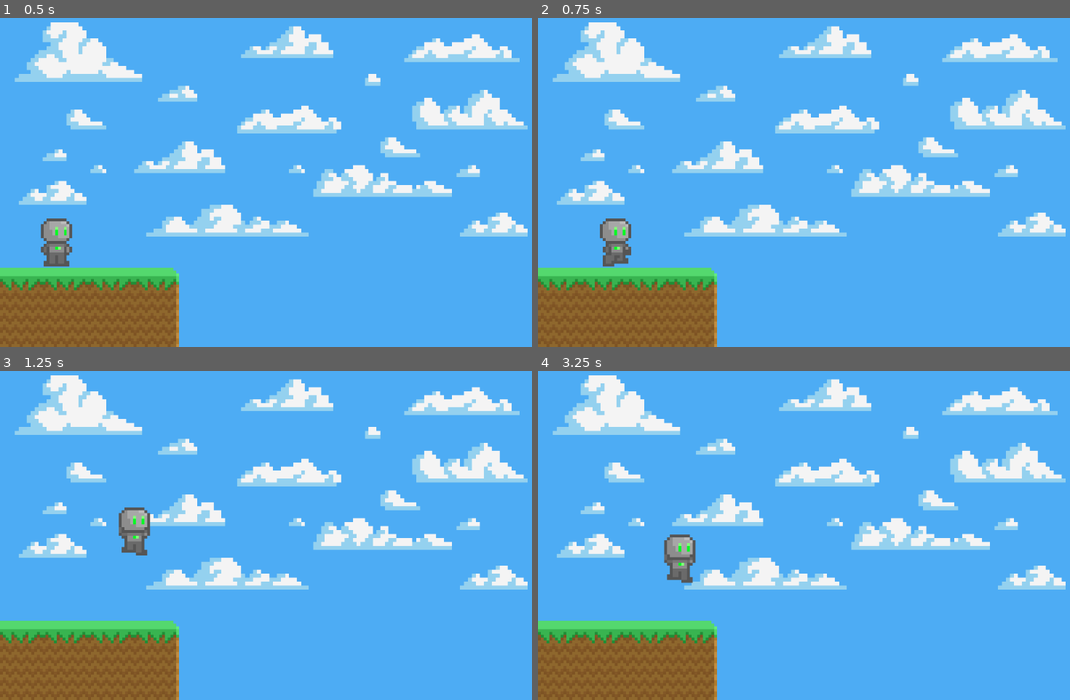
Above: before the commit, frames 1-4 (two rows, left to right).
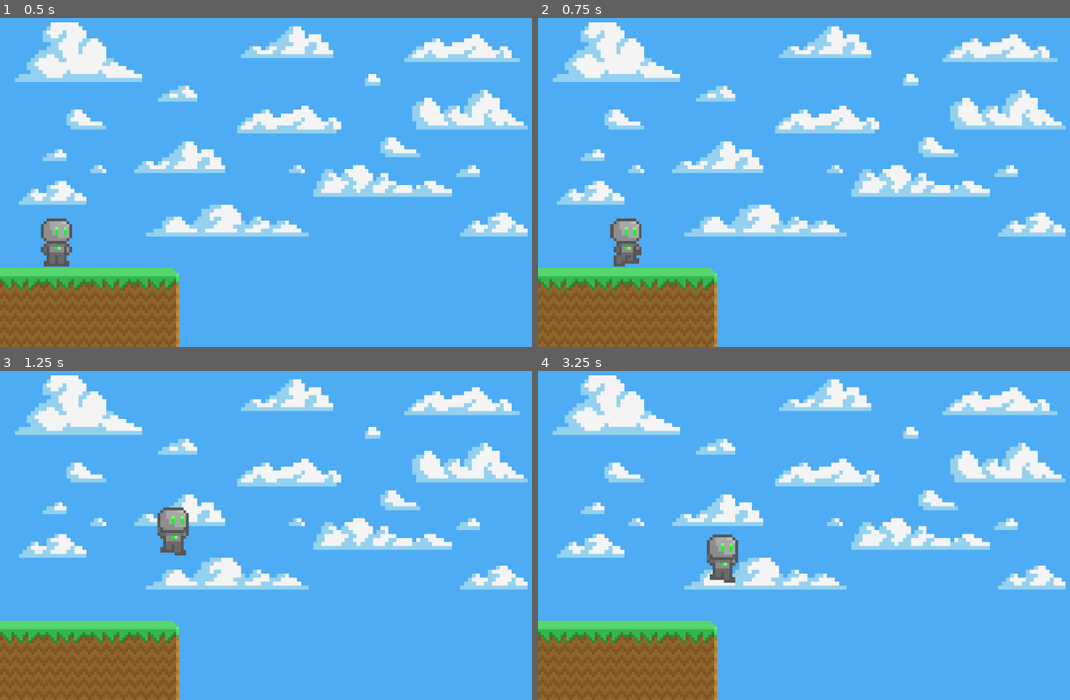
Above: after the commit, the same moments.

Repository: IndieSelfTaught/PlatformerCollab
Game: Godot game, scene res://Levels/1/1.tscn
Two runs of this game, one before a commit and one after it. Both use one fixed random seed, a clock stepped at 60 frames per second and the inputs below.
Inputs:
- Up to frame 1 (0.5 s): no input
- Up to frame 2 (0.75 s): hold D from 0.53 s (still down)
- Up to frame 3 (1.25 s): keep holding D; tap Space at 0.77 s
- Up to frame 4 (3.25 s): release D at 1.28 s; hold A 1.28-2.03 s; tap Space at 1.52, 3.02 s; hold D 2.03-2.78 s; hold W from 2.78 s (still down)

Frame 1 is identical in both runs. In frame 2, 0.8% of the frame differs, in the area x 11-20%, y 60-76%; in frame 3, 1.5%, in the area x 22-36%, y 41-57%; in frame 4, 1.5%.

Commit message:
Increased speed

Diff:
--- a/Platformer/Player/Animation/Animation.tres
+++ b/Platformer/Player/Animation/Animation.tres
@@ -1,43 +1,43 @@
 [gd_resource type="SpriteFrames" load_steps=14 format=2]
 
-[ext_resource path="res://Player/Sprites/Idle/Idle0.tres" type="Texture" id=1]
-[ext_resource path="res://Player/Sprites/Idle/Idle1.tres" type="Texture" id=2]
-[ext_resource path="res://Player/Sprites/Idle/Idle2.tres" type="Texture" id=3]
-[ext_resource path="res://Player/Sprites/Idle/Idle3.tres" type="Texture" id=4]
-[ext_resource path="res://Player/Sprites/InAir/InAir.tres" type="Texture" id=5]
-[ext_resource path="res://Player/Sprites/Run/Run0.tres" type="Texture" id=6]
-[ext_resource path="res://Player/Sprites/Run/Run1.tres" type="Texture" id=7]
-[ext_resource path="res://Player/Sprites/Run/Run2.tres" type="Texture" id=8]
-[ext_resource path="res://Player/Sprites/Run/Run3.tres" type="Texture" id=9]
-[ext_resource path="res://Player/Sprites/Attack/Attack0.tres" type="Texture" id=10]
-[ext_resource path="res://Player/Sprites/Attack/Attack1.tres" type="Texture" id=11]
-[ext_resource path="res://Player/Sprites/Attack/Attack2.tres" type="Texture" id=12]
-[ext_resource path="res://Player/Sprites/Land/Land.tres" type="Texture" id=13]
+[ext_resource path="res://Player/Sprites/Run/Run0.tres" type="Texture" id=1]
+[ext_resource path="res://Player/Sprites/Run/Run1.tres" type="Texture" id=2]
+[ext_resource path="res://Player/Sprites/Run/Run2.tres" type="Texture" id=3]
+[ext_resource path="res://Player/Sprites/Run/Run3.tres" type="Texture" id=4]
+[ext_resource path="res://Player/Sprites/Land/Land.tres" type="Texture" id=5]
+[ext_resource path="res://Player/Sprites/Idle/Idle0.tres" type="Texture" id=6]
+[ext_resource path="res://Player/Sprites/Idle/Idle1.tres" type="Texture" id=7]
+[ext_resource path="res://Player/Sprites/Idle/Idle2.tres" type="Texture" id=8]
+[ext_resource path="res://Player/Sprites/Idle/Idle3.tres" type="Texture" id=9]
+[ext_resource path="res://Player/Sprites/InAir/InAir.tres" type="Texture" id=10]
+[ext_resource path="res://Player/Sprites/Attack/Attack0.tres" type="Texture" id=11]
+[ext_resource path="res://Player/Sprites/Attack/Attack1.tres" type="Texture" id=12]
+[ext_resource path="res://Player/Sprites/Attack/Attack2.tres" type="Texture" id=13]
 
 [resource]
 animations = [ {
 "frames": [ ExtResource( 1 ), ExtResource( 2 ), ExtResource( 3 ), ExtResource( 4 ) ],
 "loop": true,
+"name": "Run",
+"speed": 8.75
+}, {
+"frames": [ ExtResource( 5 ) ],
+"loop": true,
+"name": "Land",
+"speed": 5.0
+}, {
+"frames": [ ExtResource( 6 ), ExtResource( 7 ), ExtResource( 8 ), ExtResource( 9 ) ],
+"loop": true,
 "name": "Idle",
 "speed": 5.0
 }, {
-"frames": [ ExtResource( 5 ) ],
+"frames": [ ExtResource( 10 ) ],
 "loop": true,
 "name": "InAir",
 "speed": 5.0
 }, {
-"frames": [ ExtResource( 6 ), ExtResource( 7 ), ExtResource( 8 ), ExtResource( 9 ) ],
-"loop": true,
-"name": "Run",
-"speed": 7.5
-}, {
-"frames": [ ExtResource( 10 ), ExtResource( 11 ), ExtResource( 12 ) ],
+"frames": [ ExtResource( 11 ), ExtResource( 12 ), ExtResource( 13 ) ],
 "loop": true,
 "name": "Attack",
 "speed": 5.0
-}, {
-"frames": [ ExtResource( 13 ) ],
-"loop": true,
-"name": "Land",
-"speed": 5.0
 } ]
--- a/Platformer/Player/Player.tscn
+++ b/Platformer/Player/Player.tscn
@@ -18,5 +18,5 @@
 scale = Vector2( 5, 5 )
 frames = ExtResource( 2 )
 animation = "Idle"
-frame = 3
+frame = 1
 playing = true
--- a/Platformer/Player/Scripts/Player.gd
+++ b/Platformer/Player/Scripts/Player.gd
@@ -1,7 +1,7 @@
 extends KinematicBody2D
 
 var move = 0
-export var speed = 200
+export var speed = 300
 var gravity = 9.81
 export var jump_force = -400
 var velocity = Vector2(0, 0)
